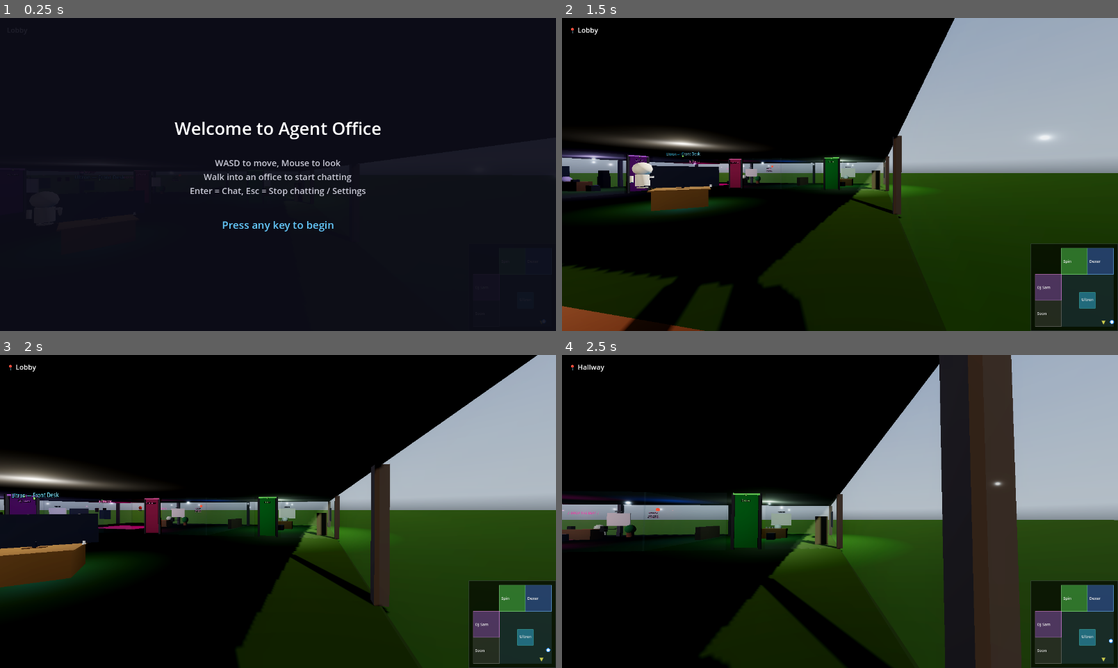
Above: before the commit, frames 1-4 (two rows, left to right).
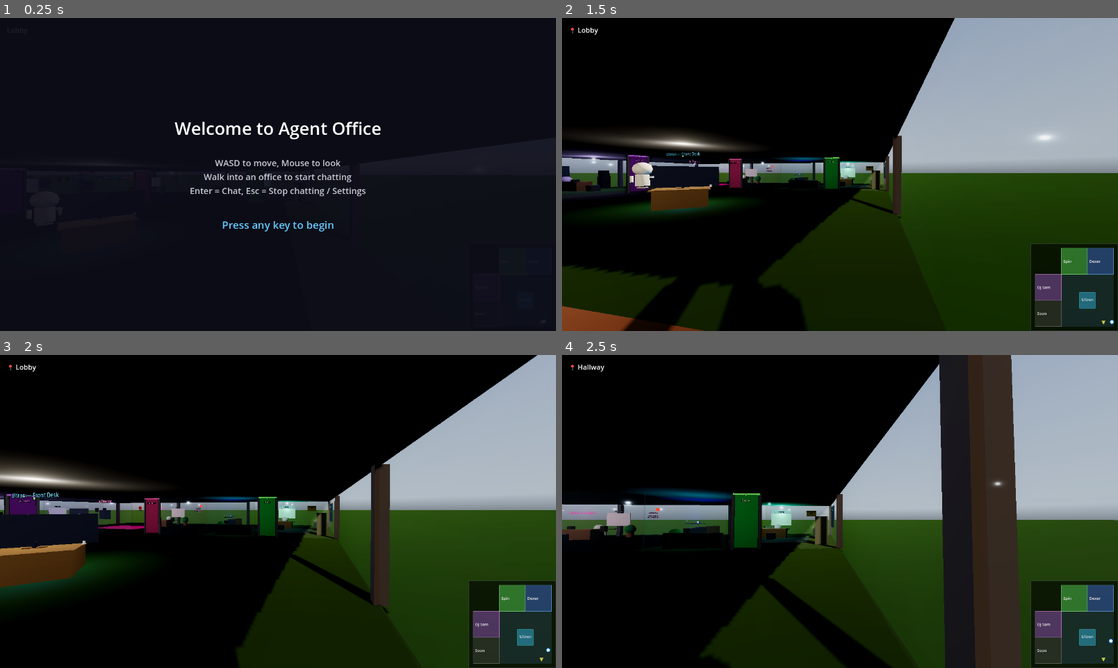
Above: after the commit, the same moments.

Repository: ultron02012026-agent/agent-office
Game: Godot game, scene res://scenes/main.tscn
Two runs of this game, one before a commit and one after it. Both use one fixed random seed, a clock stepped at 60 frames per second and the inputs below. A sky picture missing from this copy of the repository is replaced by a grey-blue gradient.
Inputs (mouse positions are in pixels of both pictures, inside the frame that each line leads up to):
- Up to frame 1 (0.25 s): no input
- Up to frame 2 (1.5 s): tap Enter at 0.5, 1.35 s; move the mouse to (962, 158) at 0.52 s; hold D (move_right) 0.53-1.28 s; hold Shift (sprint) 0.53-1.28 s; click (962, 158) at 0.67 s; tap Space (jump) at 0.77 s; move the mouse to (812, 174) at 1.27 s; hold W (move_forward) from 1.28 s (still down)
- Up to frame 3 (2 s): keep holding W (move_forward); tap Space (jump) at 1.52 s
- Up to frame 4 (2.5 s): keep holding W (move_forward); move the mouse to (851, 505) at 2.02 s; tap V at 2.1 s

The runs differ from the first frame. In frame 2, 0.8% of the frame differs, in the area x 20-65%, y 44-57%; in frame 3, 1.4%; in frame 4, 2.9%, in the area x 0-58%, y 42-67%.

Commit message:
decor: Dexer office decorations

Diff:
--- a/scenes/main.tscn
+++ b/scenes/main.tscn
@@ -1268,6 +1268,231 @@
 [node name="Room3_AreaShape" type="CollisionShape3D" parent="Room3_Area"]
 shape = SubResource("room_shape")
 
+; --- DEXER OFFICE DECORATIONS ---
+
+; Neon sign on back wall: "LABEL-DEX // 850+ LABELS"
+[node name="Room3_Decor_NeonSign1" type="Label3D" parent="."]
+transform = Transform3D(1, 0, 0, 0, 1, 0, 0, 0, 1, 10, 2.4, -14.9)
+text = "LABEL-DEX"
+font_size = 72
+modulate = Color(0, 1, 0.8, 1)
+outline_modulate = Color(0, 0.8, 0.6, 1)
+outline_size = 4
+
+[node name="Room3_Decor_NeonSign2" type="Label3D" parent="."]
+transform = Transform3D(1, 0, 0, 0, 1, 0, 0, 0, 1, 10, 2.0, -14.9)
+text = "850+ CURATED LABELS"
+font_size = 36
+modulate = Color(0.2, 0.6, 1, 1)
+outline_modulate = Color(0.1, 0.4, 0.8, 1)
+outline_size = 3
+
+; Neon glow light behind sign
+[node name="Room3_Decor_NeonGlow" type="OmniLight3D" parent="."]
+transform = Transform3D(1, 0, 0, 0, 1, 0, 0, 0, 1, 10, 2.3, -14.5)
+light_color = Color(0, 0.9, 0.7, 1)
+light_energy = 1.2
+omni_range = 4
+
+; Large data dashboard on east wall
+[node name="Room3_Decor_Dashboard" type="CSGBox3D" parent="."]
+transform = Transform3D(1, 0, 0, 0, 1, 0, 0, 0, 1, 14.9, 1.8, -10)
+size = Vector3(0.05, 1.6, 3.5)
+material = SubResource("dexer_dashboard_mat")
+
+[node name="Room3_Decor_DashLabel1" type="Label3D" parent="."]
+transform = Transform3D(0, 0, -1, 0, 1, 0, 1, 0, 0, 14.85, 2.3, -10)
+text = "SUBMISSIONS DASHBOARD"
+font_size = 28
+modulate = Color(0, 1, 0.8, 1)
+
+[node name="Room3_Decor_DashLabel2" type="Label3D" parent="."]
+transform = Transform3D(0, 0, -1, 0, 1, 0, 1, 0, 0, 14.85, 2.0, -9.2)
+text = "▸ Pending: 47\n▸ Approved: 312\n▸ This Week: 23"
+font_size = 18
+modulate = Color(0.3, 0.8, 0.5, 1)
+
+[node name="Room3_Decor_DashLabel3" type="Label3D" parent="."]
+transform = Transform3D(0, 0, -1, 0, 1, 0, 1, 0, 0, 14.85, 2.0, -10.8)
+text = "▸ Labels: 853\n▸ Genres: 42\n▸ Success: 73%"
+font_size = 18
+modulate = Color(0.2, 0.6, 1, 1)
+
+; Rug on the floor
+[node name="Room3_Decor_Rug" type="CSGBox3D" parent="."]
+transform = Transform3D(1, 0, 0, 0, 1, 0, 0, 0, 1, 10, 0.01, -10)
+size = Vector3(6, 0.02, 4)
+material = SubResource("dexer_rug_mat")
+
+; Couch against south-ish wall
+[node name="Room3_Decor_CouchBase" type="CSGBox3D" parent="."]
+transform = Transform3D(1, 0, 0, 0, 1, 0, 0, 0, 1, 7, 0.25, -6)
+size = Vector3(3, 0.5, 0.9)
+material = SubResource("dexer_couch_mat")
+
+[node name="Room3_Decor_CouchBack" type="CSGBox3D" parent="."]
+transform = Transform3D(1, 0, 0, 0, 1, 0, 0, 0, 1, 7, 0.6, -5.65)
+size = Vector3(3, 0.5, 0.2)
+material = SubResource("dexer_couch_mat")
+
+[node name="Room3_Decor_CouchArmL" type="CSGBox3D" parent="."]
+transform = Transform3D(1, 0, 0, 0, 1, 0, 0, 0, 1, 5.6, 0.4, -6)
+size = Vector3(0.2, 0.6, 0.9)
+material = SubResource("dexer_couch_mat")
+
+[node name="Room3_Decor_CouchArmR" type="CSGBox3D" parent="."]
+transform = Transform3D(1, 0, 0, 0, 1, 0, 0, 0, 1, 8.4, 0.4, -6)
+size = Vector3(0.2, 0.6, 0.9)
+material = SubResource("dexer_couch_mat")
+
+; Potted plant near couch
+[node name="Room3_Decor_PlantPot" type="CSGCylinder3D" parent="."]
+transform = Transform3D(1, 0, 0, 0, 1, 0, 0, 0, 1, 5.5, 0.2, -6.5)
+radius = 0.2
+height = 0.4
+material = SubResource("dexer_plant_pot_mat")
+
+[node name="Room3_Decor_PlantLeaves" type="CSGSphere3D" parent="."]
+transform = Transform3D(1, 0, 0, 0, 1, 0, 0, 0, 1, 5.5, 0.7, -6.5)
+radius = 0.35
+material = SubResource("dexer_plant_leaf_mat")
+
+; Storage shelves along west wall
+[node name="Room3_Decor_Shelf1" type="CSGBox3D" parent="."]
+transform = Transform3D(1, 0, 0, 0, 1, 0, 0, 0, 1, 5.2, 0.5, -9)
+size = Vector3(0.4, 1.0, 2.0)
+material = SubResource("dexer_shelf_mat")
+
+[node name="Room3_Decor_Shelf2" type="CSGBox3D" parent="."]
+transform = Transform3D(1, 0, 0, 0, 1, 0, 0, 0, 1, 5.2, 1.3, -9)
+size = Vector3(0.35, 0.04, 1.8)
+material = SubResource("dexer_shelf_mat")
+
+[node name="Room3_Decor_Shelf3" type="CSGBox3D" parent="."]
+transform = Transform3D(1, 0, 0, 0, 1, 0, 0, 0, 1, 5.2, 0.8, -9)
+size = Vector3(0.35, 0.04, 1.8)
+material = SubResource("dexer_shelf_mat")
+
+; Demo CD stacks on shelves
+[node name="Room3_Decor_CDStack1" type="CSGBox3D" parent="."]
+transform = Transform3D(1, 0, 0, 0, 1, 0, 0, 0, 1, 5.2, 0.9, -8.5)
+size = Vector3(0.14, 0.3, 0.14)
+material = SubResource("dexer_cd_mat")
+
+[node name="Room3_Decor_CDStack2" type="CSGBox3D" parent="."]
+transform = Transform3D(1, 0, 0, 0, 1, 0, 0, 0, 1, 5.2, 0.85, -9.0)
+size = Vector3(0.14, 0.2, 0.14)
+material = SubResource("dexer_cd_mat")
+
+[node name="Room3_Decor_CDStack3" type="CSGBox3D" parent="."]
+transform = Transform3D(1, 0, 0, 0, 1, 0, 0, 0, 1, 5.2, 1.4, -9.3)
+size = Vector3(0.14, 0.15, 0.14)
+material = SubResource("dexer_cd_mat")
+
+; Submission boxes on floor near shelves
+[node name="Room3_Decor_SubmissionBox1" type="CSGBox3D" parent="."]
+transform = Transform3D(1, 0, 0, 0, 1, 0, 0, 0, 1, 5.5, 0.15, -7.5)
+size = Vector3(0.5, 0.3, 0.4)
+material = SubResource("dexer_demo_box_mat")
+
+[node name="Room3_Decor_SubmissionBox2" type="CSGBox3D" parent="."]
+transform = Transform3D(1, 0, 0, 0, 1, 0, 0, 0, 1, 6.1, 0.15, -7.5)
+size = Vector3(0.5, 0.3, 0.4)
+material = SubResource("dexer_demo_box_mat")
+
+[node name="Room3_Decor_SubmissionBox3" type="CSGBox3D" parent="."]
+transform = Transform3D(1, 0, 0, 0, 1, 0, 0, 0, 1, 5.8, 0.45, -7.5)
+size = Vector3(0.5, 0.3, 0.4)
+material = SubResource("dexer_demo_box_mat")
+
+[node name="Room3_Decor_BoxLabel" type="Label3D" parent="."]
+transform = Transform3D(1, 0, 0, 0, 1, 0, 0, 0, 1, 5.8, 0.55, -7.28)
+text = "DEMOS"
+font_size = 16
+modulate = Color(0.8, 0.8, 0.8, 1)
+
+; Coffee mug on desk
+[node name="Room3_Decor_Mug" type="CSGCylinder3D" parent="."]
+transform = Transform3D(1, 0, 0, 0, 1, 0, 0, 0, 1, 11.2, 0.75, -11.8)
+radius = 0.06
+height = 0.12
+material = SubResource("dexer_mug_mat")
+
+; Award plaque on back wall
+[node name="Room3_Decor_AwardPlaque" type="CSGBox3D" parent="."]
+transform = Transform3D(1, 0, 0, 0, 1, 0, 0, 0, 1, 13, 2.2, -14.9)
+size = Vector3(1.0, 0.6, 0.04)
+material = SubResource("dexer_award_mat")
+
+[node name="Room3_Decor_AwardText" type="Label3D" parent="."]
+transform = Transform3D(1, 0, 0, 0, 1, 0, 0, 0, 1, 13, 2.3, -14.85)
+text = "★ TOP CURATOR ★\n2026"
+font_size = 22
+modulate = Color(0.15, 0.1, 0.0, 1)
+
+[node name="Room3_Decor_AwardPlaque2" type="CSGBox3D" parent="."]
+transform = Transform3D(1, 0, 0, 0, 1, 0, 0, 0, 1, 7, 2.2, -14.9)
+size = Vector3(1.0, 0.6, 0.04)
+material = SubResource("dexer_award_mat")
+
+[node name="Room3_Decor_AwardText2" type="Label3D" parent="."]
+transform = Transform3D(1, 0, 0, 0, 1, 0, 0, 0, 1, 7, 2.3, -14.85)
+text = "★ 10K TRACKS ★\nPROCESSED"
+font_size = 22
+modulate = Color(0.15, 0.1, 0.0, 1)
+
+; Stats board on east wall (below dashboard)
+[node name="Room3_Decor_StatsLabel" type="Label3D" parent="."]
+transform = Transform3D(0, 0, -1, 0, 1, 0, 1, 0, 0, 14.85, 1.2, -10)
+text = "「 LIVE FEED 」"
+font_size = 20
+modulate = Color(0, 1, 0.6, 1)
+
+; Teal ambient light near couch
+[node name="Room3_Decor_AmbientLight1" type="OmniLight3D" parent="."]
+transform = Transform3D(1, 0, 0, 0, 1, 0, 0, 0, 1, 7, 1.5, -6)
+light_color = Color(0, 0.7, 0.8, 1)
+light_energy = 0.6
+omni_range = 4
+
+; Blue accent light near shelves
+[node name="Room3_Decor_AmbientLight2" type="OmniLight3D" parent="."]
+transform = Transform3D(1, 0, 0, 0, 1, 0, 0, 0, 1, 5.5, 1.5, -9)
+light_color = Color(0.1, 0.3, 1, 1)
+light_energy = 0.5
+omni_range = 3
+
+; Teal strip light along back wall
+[node name="Room3_Decor_AmbientLight3" type="OmniLight3D" parent="."]
+transform = Transform3D(1, 0, 0, 0, 1, 0, 0, 0, 1, 10, 0.3, -14.5)
+light_color = Color(0, 0.8, 0.6, 1)
+light_energy = 0.8
+omni_range = 6
+
+; Extra filing cabinet near desk
+[node name="Room3_Decor_FilingCabinet4" type="CSGBox3D" parent="."]
+transform = Transform3D(1, 0, 0, 0, 1, 0, 0, 0, 1, 13.5, 0.45, -13.5)
+size = Vector3(0.5, 0.9, 0.4)
+material = SubResource("filing_mat")
+
+; Desk lamp
+[node name="Room3_Decor_DeskLamp" type="CSGCylinder3D" parent="."]
+transform = Transform3D(1, 0, 0, 0, 1, 0, 0, 0, 1, 9, 0.8, -12.3)
+radius = 0.04
+height = 0.35
+material = SubResource("dexer_shelf_mat")
+
+[node name="Room3_Decor_DeskLampHead" type="CSGBox3D" parent="."]
+transform = Transform3D(1, 0, 0, 0, 1, 0, 0, 0, 1, 9, 0.98, -12.2)
+size = Vector3(0.15, 0.04, 0.1)
+material = SubResource("dexer_shelf_mat")
+
+[node name="Room3_Decor_DeskLampLight" type="OmniLight3D" parent="."]
+transform = Transform3D(1, 0, 0, 0, 1, 0, 0, 0, 1, 9, 0.95, -12.2)
+light_color = Color(0.9, 0.95, 1, 1)
+light_energy = 0.4
+omni_range = 1.5
+
 ; =============================================================================
 ; ROOM 4: DJ SAM (x=-15 to -5, z=-5 to 5, center -10,0) — PURPLE/ORANGE THEME
 ; Door on east wall at x=-5, z=0
